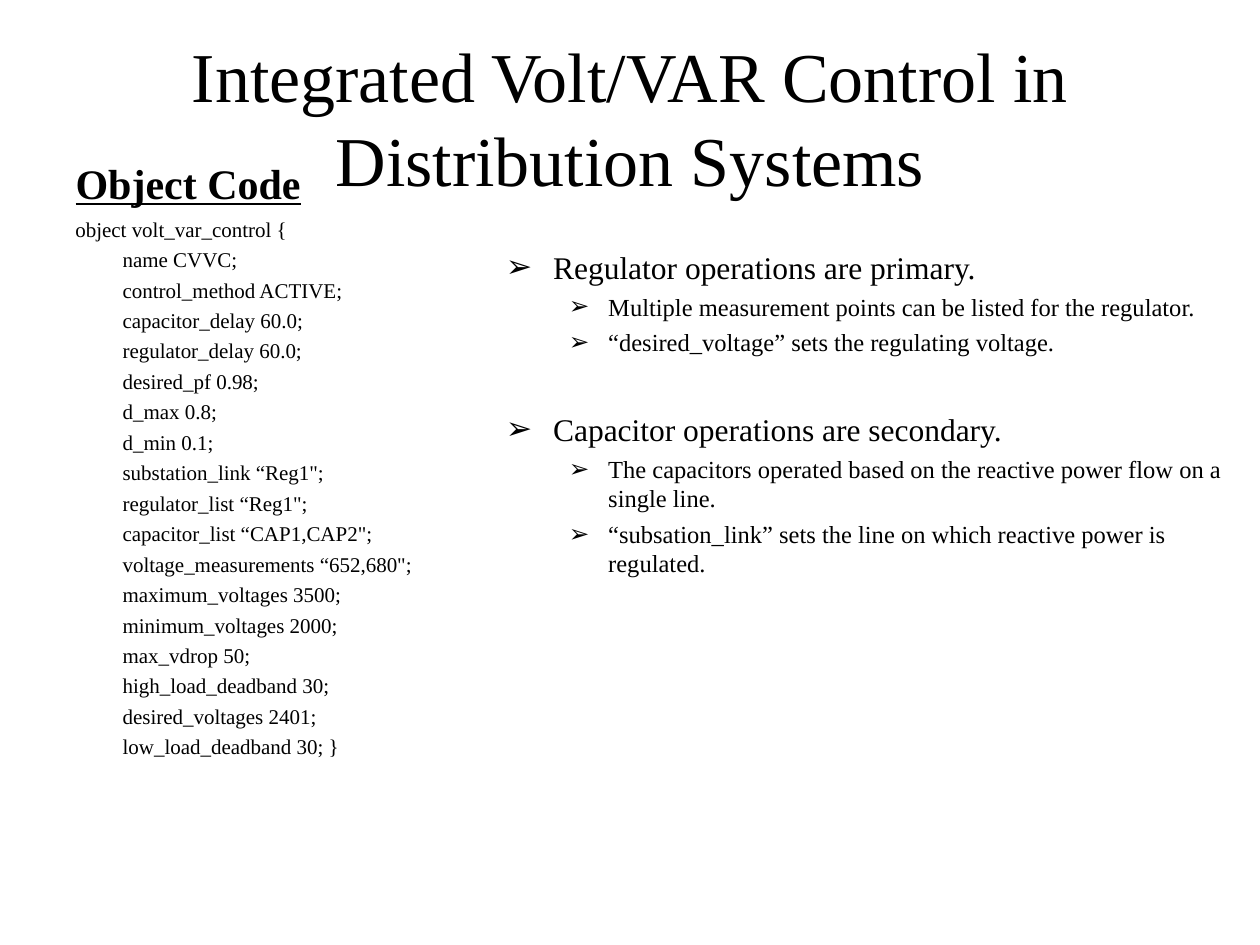
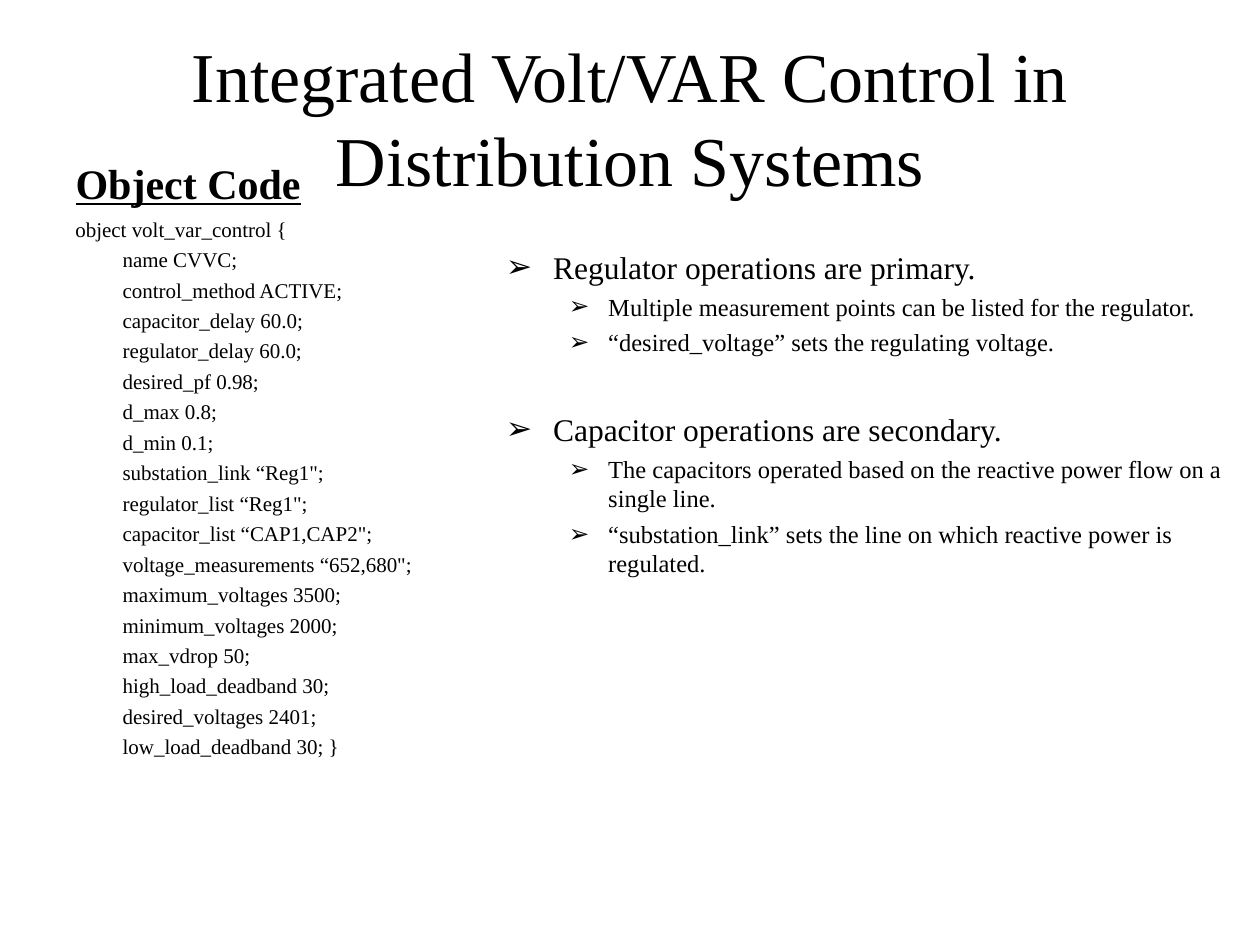
Before and after one commit to gridlab-d/course, a slide deck: slide 12 of Distribution_Analysis_Course/2.0 - CVR.ppt. Drawn at 1260x945 pixels with LibreOffice and Linux fonts; fonts in the diff are those of the drawing. Boxes give left, top, right and bottom in pixels: in the first picture for what was removed or moved away, otherwise in the second. Text is boxed around its words. In the diff, an @@ line names an element or a change of style, - is before the commit and + after.

```diff
--- a/Distribution_Analysis_Course/2.0 - CVR.ppt
+++ b/Distribution_Analysis_Course/2.0 - CVR.ppt
@@ text at bbox=[608, 526, 1172, 578]: text changed @@
-  ➢ “subsation_link” sets the line on which reactive power is regulated.
+  ➢ “substation_link” sets the line on which reactive power is regulated.
```
